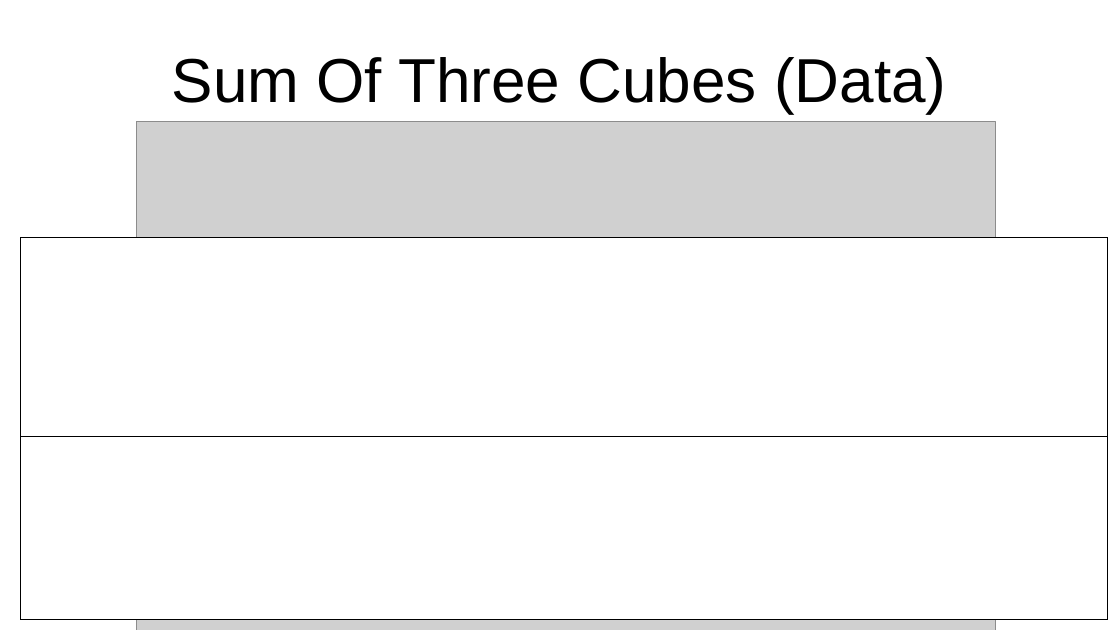
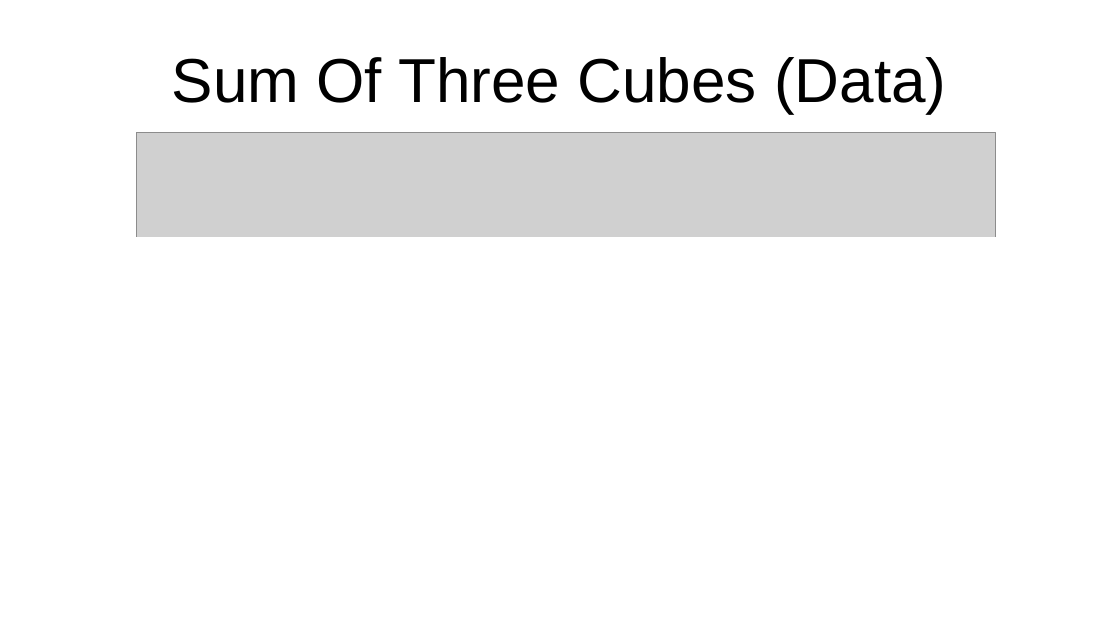
Before and after one commit to connor-makowski/pycelerator, a slide deck: slide 13 of pycelerator.odp. Drawn at 1120x630 pixels with LibreOffice and Linux fonts; fonts in the diff are those of the drawing; grey boxes stand for pictures. Boxes give left, top, right and bottom in pixels: in the first picture for what was removed or moved away, otherwise in the second. Text is boxed around its words. In the diff, an @@ line names an element or a change of style, - is before the commit and + after.

```diff
--- a/pycelerator.odp
+++ b/pycelerator.odp
@@ picture: place and size @@
-picture at bbox=[136, 122, 996, 630]
+picture at bbox=[136, 132, 996, 620]
@@ rectangle at bbox=[20, 238, 1108, 437]: outline #000000 0 pt to #FFFFFF 0 pt @@
@@ rectangle at bbox=[20, 437, 1108, 620]: outline #000000 0 pt to #FFFFFF 0 pt @@
```
Also in this commit, not shown: 12 other slides changed, 1 other file.
